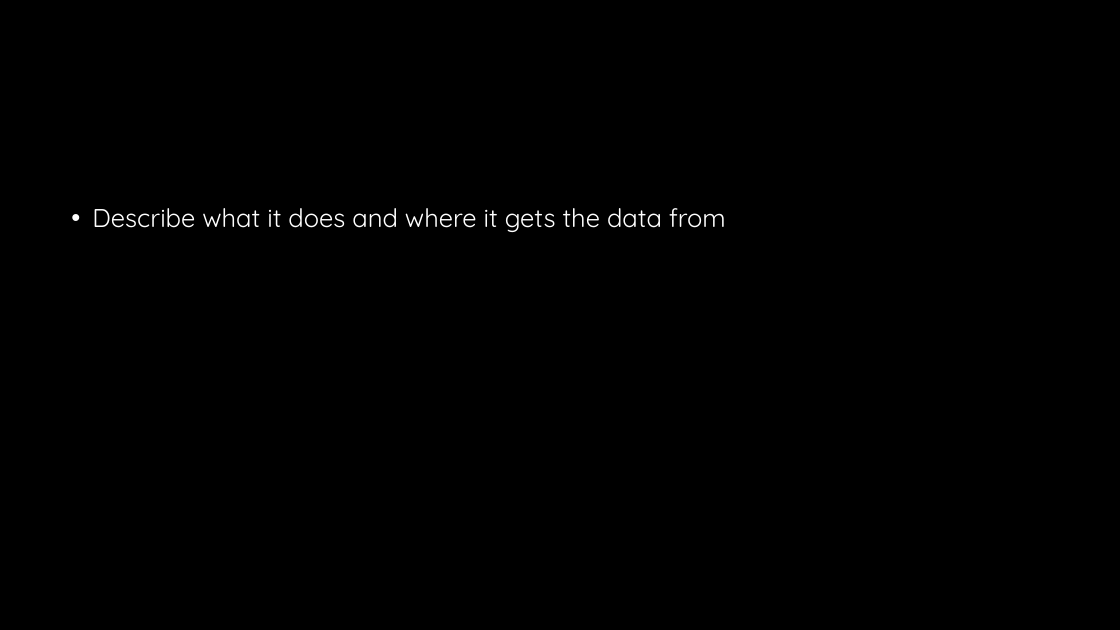
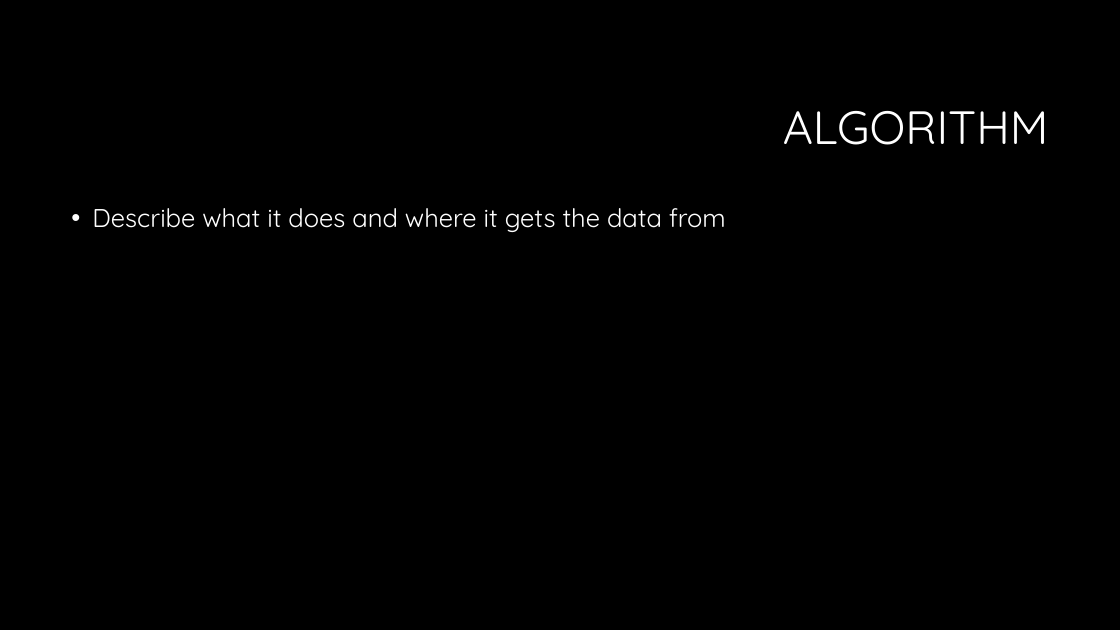
Before and after one commit to baileyrusso2010/PoliticalVoting, a slide deck: slide 2 of Presentation.pptx. Drawn at 1120x630 pixels with LibreOffice and Linux fonts; fonts in the diff are those of the drawing; background and template pictures are left out. Boxes give left, top, right and bottom in pixels: in the first picture for what was removed or moved away, otherwise in the second. Text is boxed around its words. In the diff, an @@ line names an element or a change of style, - is before the commit and + after.

```diff
--- a/Presentation.pptx
+++ b/Presentation.pptx
@@ title added at (x1=783, y1=111, x2=1049, y2=145), 40 pt, text #FFFFFF @@
+ALGORITHM
```
Also in this commit, not shown: 1 other slide changed, 1 slide added, 2 other files.
